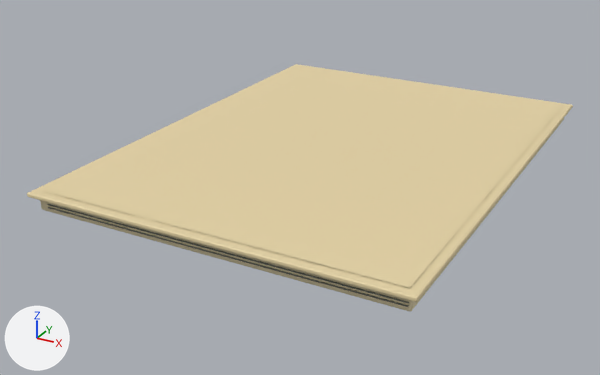
The glTF model static/models/manual.glb: old version first, new version second.
Rendered twice from a camera (50 mm lens) standing at (1.39, -2.83, 1.29) and looking at (-0.1, -0.12, -0.06). Every picture has the same lights, and +X, +Y and +Z are marked at lower left. The picture after the commit comes second. Where no turn or scale is listed for an object, it has been applied to the vertices.

The first picture shows 'manual_cover', 'static_75776b', 'static_ded1ac', 'static_e6d4a6'.
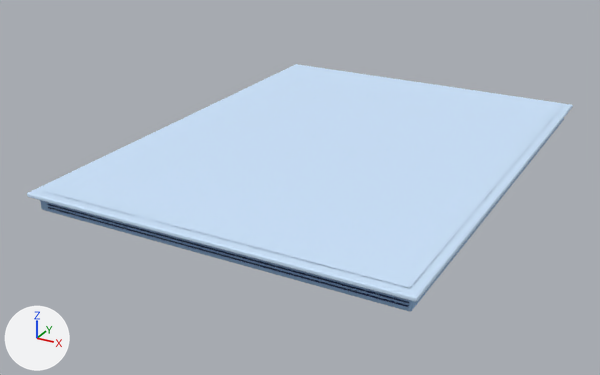
What differs and where, as boxes (x1, y1, x2, y2) in the pictures (600 x 375 px):
'manual_cover', recoloured (beige to blue): (41, 66, 563, 288) in both
'static_e6d4a6', recoloured: (27, 64, 573, 302) in both
'static_ded1ac', recoloured: (40, 119, 564, 311) in both

The change in detail:
Material 'Material_0' (mat_material_0) changes colour from beige #e6d4a6 to blue #cee6ff; in linear values from (0.791, 0.658, 0.381) to (0.617, 0.791, 1.0).
Material 'Material_1' (mat_material_1) changes colour from beige #ded1ac to blue #92b5db; in linear values from (0.73, 0.638, 0.413) to (0.287, 0.462, 0.708).
